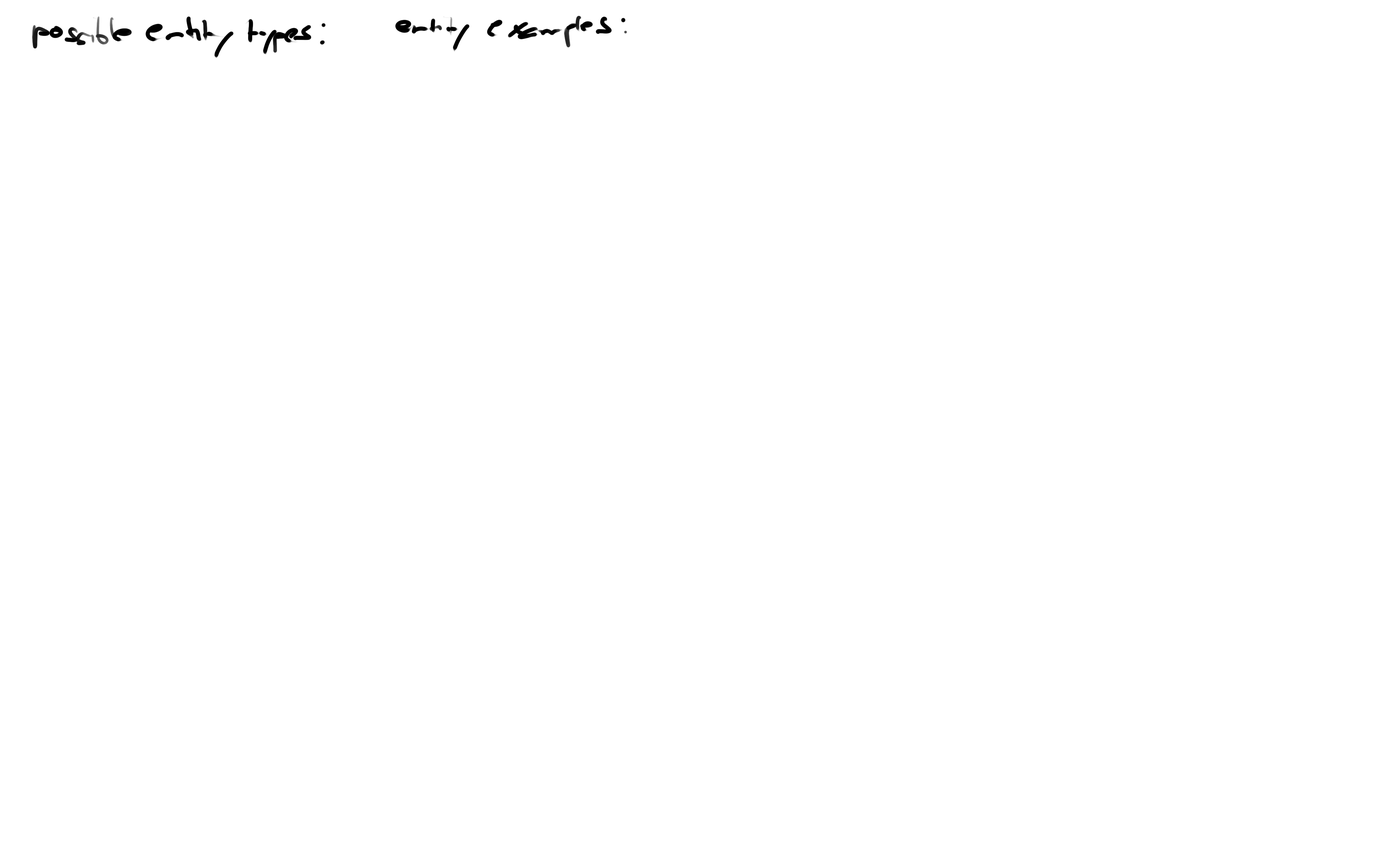
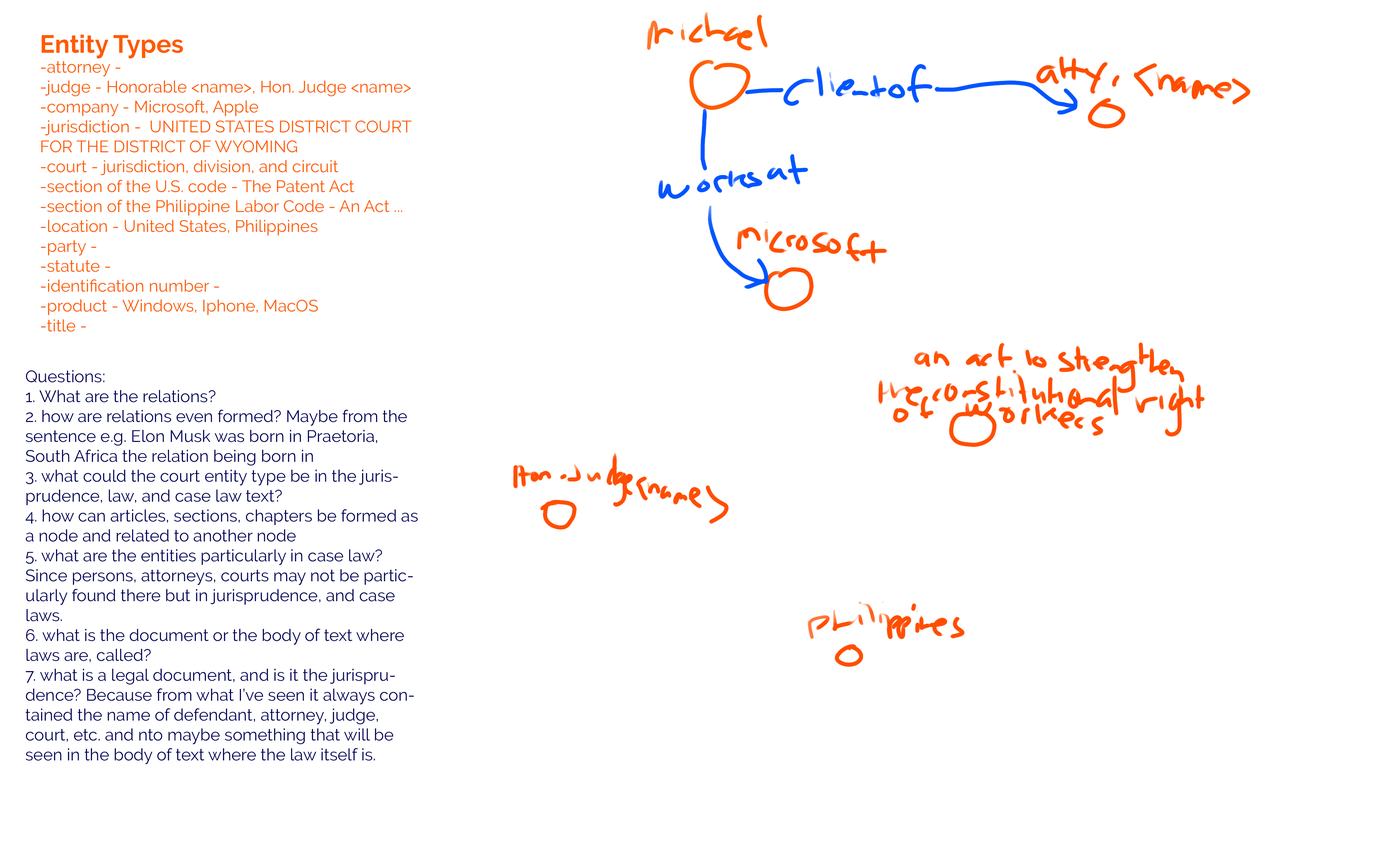
Revision of a layered (1394, 846) image; what changed, layer by layer:
added layer "Questions: 1. What are the relations? 2. how are relations even" above "Layer 1" over [25, 370, 418, 765]
added layer "Layer 1" above "Entity Types -attorney - -judge - Honorable <name>, Hon. Judge" over [513, 11, 1251, 668]
added layer "Entity Types -attorney - -judge - Honorable <name>, Hon. Judge" above "Layer 0" over [40, 34, 412, 332]
painted on "Layer 0" over [31, 15, 628, 59]
